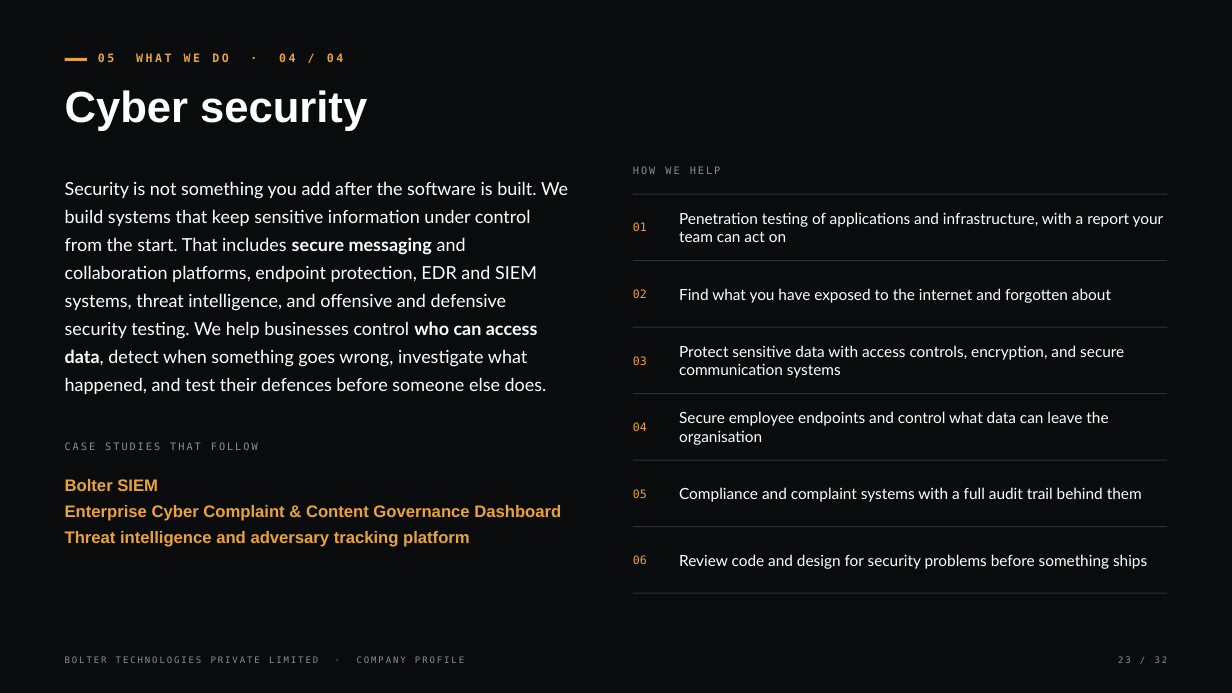
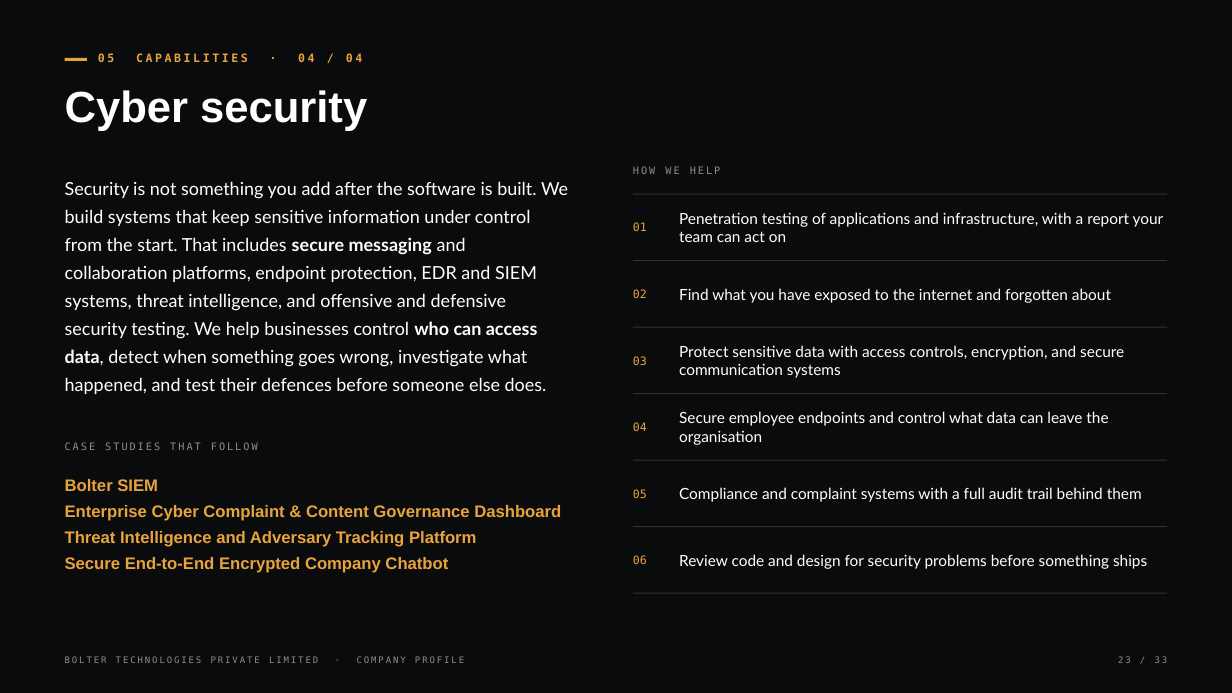
Before and after one commit to blackstargit/boltertech.com, a slide deck: slide 23 of documentation/company-profile/Bolter-Technologies-Company-Profile.pptx. Drawn at 1232x693 pixels with LibreOffice and Linux fonts; fonts in the diff are those of the drawing. Boxes give left, top, right and bottom in pixels: in the first picture for what was removed or moved away, otherwise in the second. Text is boxed around its words. In the diff, an @@ line names an element or a change of style, - is before the commit and + after.

Commit message:
feat: update Bolter Technologies company profile presentation

```diff
--- a/documentation/company-profile/Bolter-Technologies-Company-Profile.pptx
+++ b/documentation/company-profile/Bolter-Technologies-Company-Profile.pptx
@@ text at box(98, 53, 363, 62): text changed @@
-05 WHAT WE DO · 04 / 04
+05 CAPABILITIES · 04 / 04
@@ text at box(65, 531, 477, 573): text changed @@
-Threat intelligence and adversary tracking platform
+Threat Intelligence and Adversary Tracking Platform
+Secure End-to-End Encrypted Company Chatbot
```
Also in this commit, not shown: 30 other slides changed, 1 slide added.
